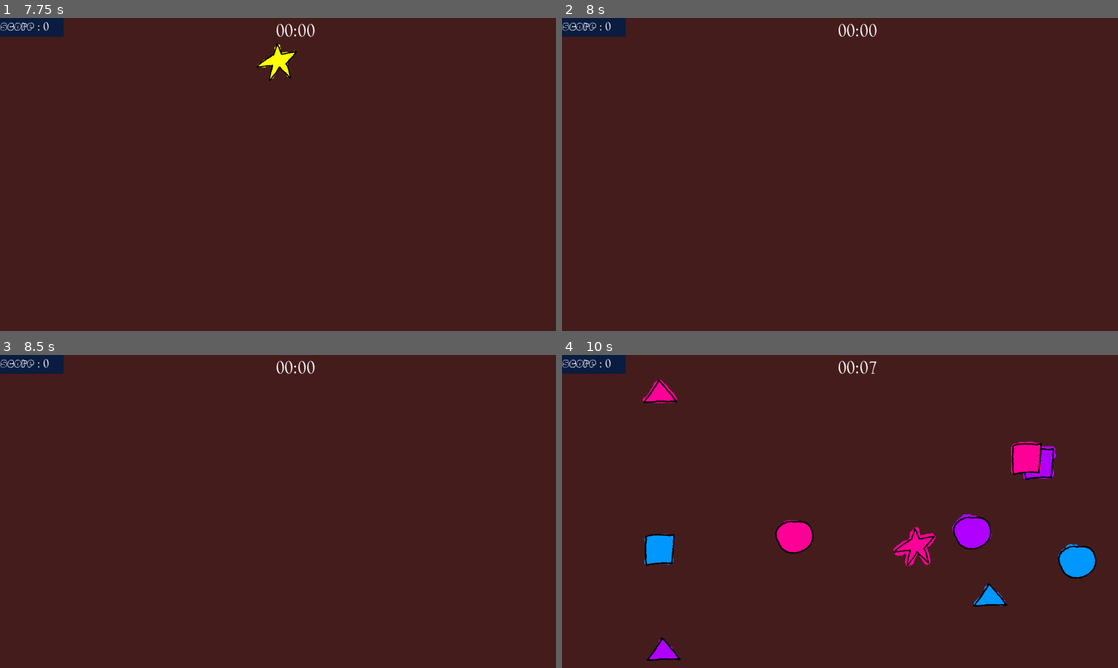
Above: before the commit, frames 1-4 (two rows, left to right).
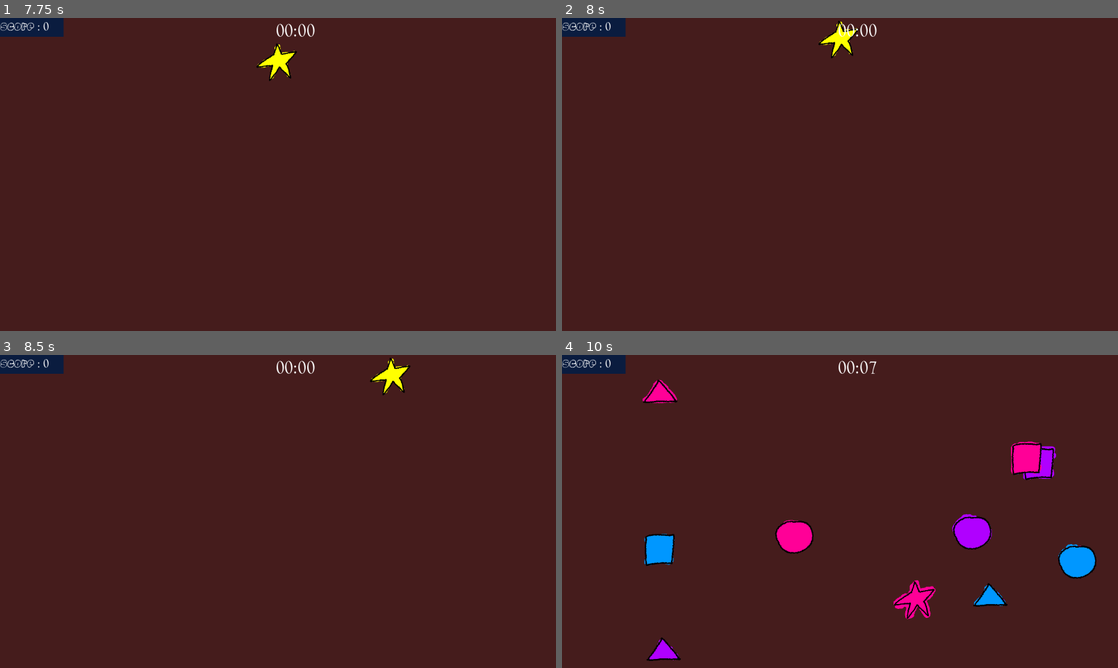
Above: after the commit, the same moments.

Repository: JAKE-code-dotcom/Match-Em
Game: Godot game, scene res://scenes/intro.tscn
Same seed, same stepped clock (60 frames per second), same inputs: the game is played once before the commit and once after it.
Inputs:
- Up to frame 1 (7.75 s): hold D (right) 0.53-1.28 s; hold Space (ret) 0.53-1.28 s; hold S (down) 1.28-2.03 s; tap Shift (dash) at 1.35, 3.6, 5.85 s; tap Space (ret) at 1.55, 2.85, 4.35, 6.05 s; tap Enter at 2, 3.5, 7.25 s; hold D (right) 2.03-2.78 s; hold Space (ret) 2.03-2.78 s; hold W (up) 2.78-3.53 s; hold Space (ret) 3.53-4.28 s; hold A (left) 3.53-5.03 s; hold S (down) 5.03-5.78 s; hold Space (ret) 5.03-5.78 s; hold D (right) 5.78-6.5 s; click "START" at 6.5 s; hold W (up) from 7.28 s (still down); hold Space (ret) from 7.28 s (still down)
- Up to frame 2 (8 s): keep holding W (up); keep holding Space (ret)
- Up to frame 3 (8.5 s): release W (up) at 8.03 s; release Space (ret) at 8.03 s; hold D (right) from 8.03 s (still down); tap Space (ret) at 8.1 s
- Up to frame 4 (10 s): release D (right) at 8.78 s; hold S (down) 8.78-9.53 s; hold Space (ret) 8.78-9.53 s; tap Shift (dash) at 8.85 s; hold A (left) from 9.53 s (still down); tap Space (ret) at 9.6 s

Frame 1 is identical in both runs. In frame 2, 0.3% of the frame differs, in the area x 46-54%, y 0-13%; in frame 3, 0.4%; in frame 4, 1.0%, in the area x 59-68%, y 54-85%.
Error before the commit: Invalid access to property or key 'player_color' on a base object of type 'Node (timermanager.gd)'. (res://scenes/circle.gd:13)
Error after the commit: Invalid access to property or key 'player_color' on a base object of type 'Node (timermanager.gd)'. (res://scenes/triangle.gd:16)

Commit message:
Fixed Player could go out of border

Diff:
--- a/project.godot
+++ b/project.godot
@@ -73,6 +73,9 @@
 
 [layer_names]
 
+2d_render/layer_1="Border"
+2d_render/layer_2="Player"
+2d_render/layer_3="Shape"
 2d_physics/layer_1="Player"
 2d_physics/layer_2="Shapes"
 
--- a/scenes/level.tscn
+++ b/scenes/level.tscn
@@ -29,38 +29,43 @@
 horizontal_alignment = 1
 vertical_alignment = 1
 
+[node name="Borders" type="Node2D" parent="." unique_id=2059676779]
+visibility_layer = 2
+
+[node name="StaticBody2D" type="StaticBody2D" parent="Borders" unique_id=2138431448]
+
+[node name="CollisionShape2D" type="CollisionShape2D" parent="Borders/StaticBody2D" unique_id=1785472392]
+visibility_layer = 2
+position = Vector2(882.6875, -2)
+shape = SubResource("RectangleShape2D_w8frs")
+
+[node name="StaticBody2D3" type="StaticBody2D" parent="Borders" unique_id=1948176621]
+
+[node name="CollisionShape2D" type="CollisionShape2D" parent="Borders/StaticBody2D3" unique_id=1452629826]
+visibility_layer = 2
+position = Vector2(-7.5, 499)
+shape = SubResource("RectangleShape2D_mx8sn")
+
+[node name="StaticBody2D4" type="StaticBody2D" parent="Borders" unique_id=1496940936]
+
+[node name="CollisionShape2D" type="CollisionShape2D" parent="Borders/StaticBody2D4" unique_id=1831498966]
+visibility_layer = 2
+position = Vector2(1783, 499)
+shape = SubResource("RectangleShape2D_mx8sn")
+
+[node name="StaticBody2D2" type="StaticBody2D" parent="Borders" unique_id=233587064]
+
+[node name="CollisionShape2D" type="CollisionShape2D" parent="Borders/StaticBody2D2" unique_id=752627304]
+visibility_layer = 2
+position = Vector2(889.125, 1005)
+shape = SubResource("RectangleShape2D_w8frs")
+
 [node name="Player" parent="." unique_id=1552422847 instance=ExtResource("1_2q6dc")]
 position = Vector2(569, 287)
 
 [node name="StartTimer" type="Timer" parent="." unique_id=153598769]
 wait_time = 3.0
 one_shot = true
-
-[node name="Borders" type="Node2D" parent="." unique_id=2059676779]
-
-[node name="StaticBody2D" type="StaticBody2D" parent="Borders" unique_id=2138431448]
-
-[node name="CollisionShape2D" type="CollisionShape2D" parent="Borders/StaticBody2D" unique_id=1785472392]
-position = Vector2(882.6875, -2)
-shape = SubResource("RectangleShape2D_w8frs")
-
-[node name="StaticBody2D3" type="StaticBody2D" parent="Borders" unique_id=1948176621]
-
-[node name="CollisionShape2D" type="CollisionShape2D" parent="Borders/StaticBody2D3" unique_id=1452629826]
-position = Vector2(-7.5, 499)
-shape = SubResource("RectangleShape2D_mx8sn")
-
-[node name="StaticBody2D4" type="StaticBody2D" parent="Borders" unique_id=1496940936]
-
-[node name="CollisionShape2D" type="CollisionShape2D" parent="Borders/StaticBody2D4" unique_id=1831498966]
-position = Vector2(1783, 499)
-shape = SubResource("RectangleShape2D_mx8sn")
-
-[node name="StaticBody2D2" type="StaticBody2D" parent="Borders" unique_id=233587064]
-
-[node name="CollisionShape2D" type="CollisionShape2D" parent="Borders/StaticBody2D2" unique_id=752627304]
-position = Vector2(889.125, 1005)
-shape = SubResource("RectangleShape2D_w8frs")
 
 [node name="shapes" type="Node2D" parent="." unique_id=953031844]
 
--- a/scenes/player.tscn
+++ b/scenes/player.tscn
@@ -4,7 +4,7 @@
 [ext_resource type="Script" uid="uid://bhat3itmvgvpk" path="res://scenes/player.gd" id="1_g2els"]
 
 [node name="Player" type="CharacterBody2D" unique_id=1552422847]
-collision_mask = 2
+collision_mask = 3
 script = ExtResource("1_g2els")
 
 [node name="PlayerImage" type="Sprite2D" parent="." unique_id=1483552282]
